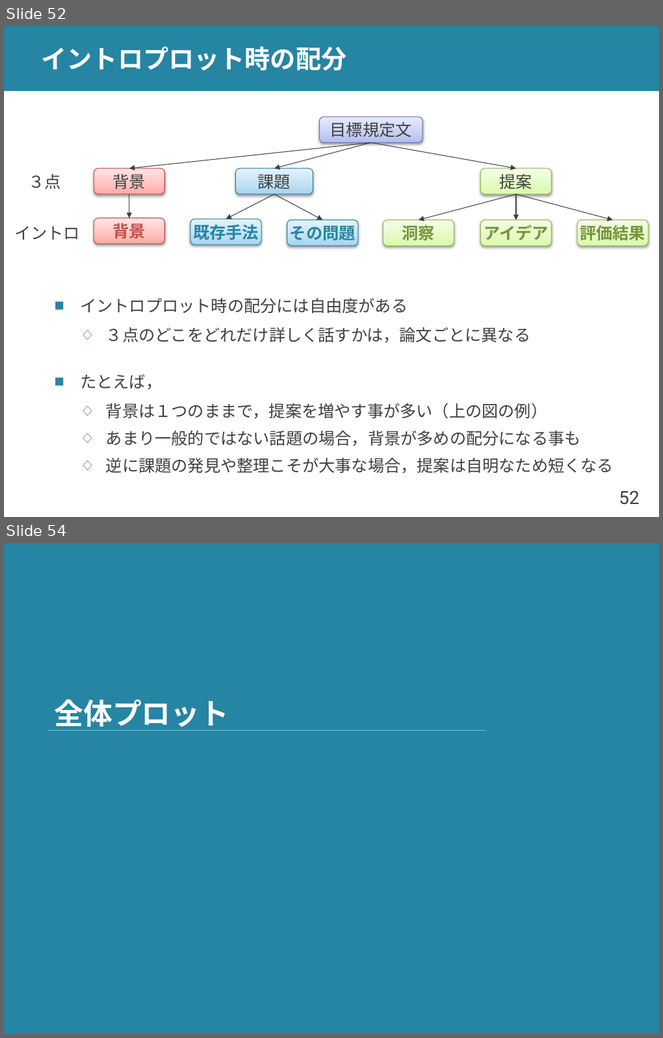
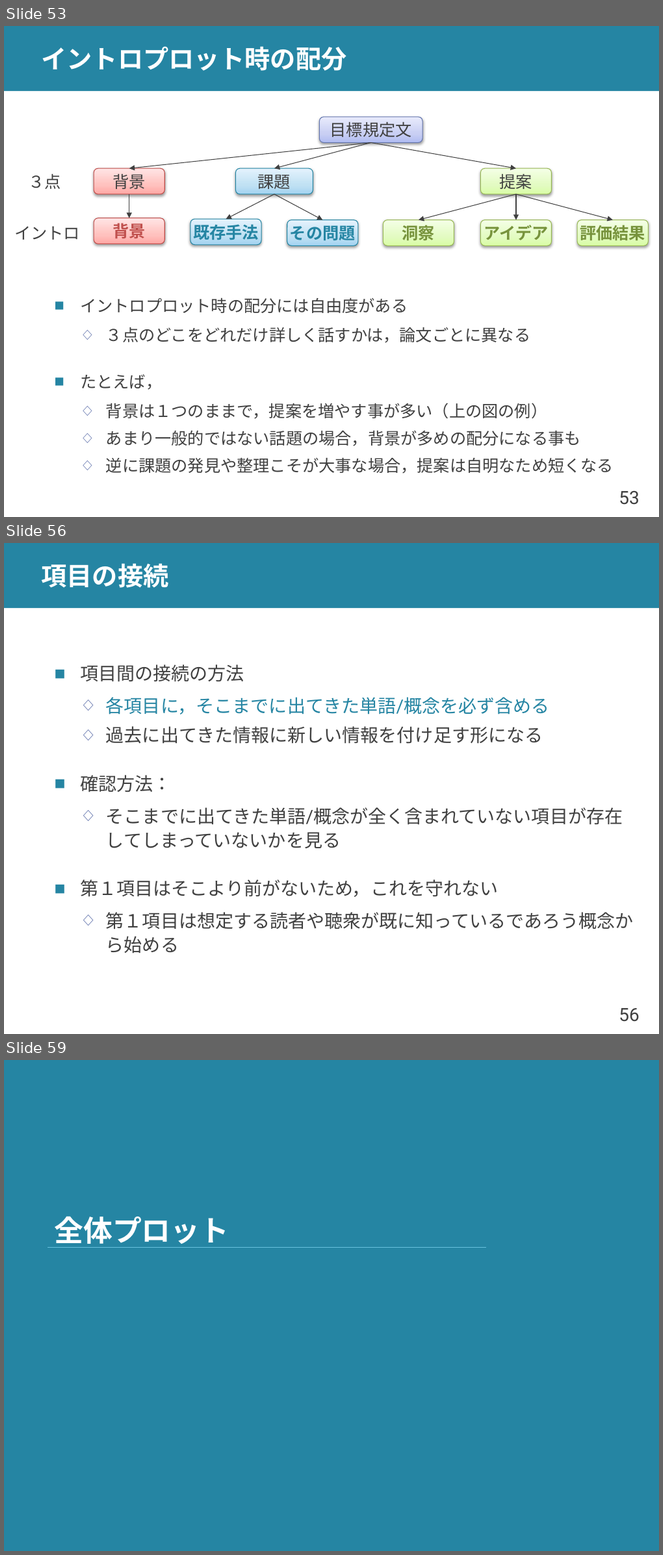
Before and after one commit to shioya-lab/how-to, a slide deck: plot.pptx. Shown one above the other, each under a label of ours: slides 52 and 54 before the commit, slides 53, 56 and 59 after it; the slides between them are not shown. The pictures are 663x1038 and 663x1555 pixels, drawn with LibreOffice and Linux fonts; fonts in the diff are those of the drawing. Boxes give left, top, right and bottom in pixels: in the first picture for what was removed or moved away, otherwise in the second. Text is boxed around its words. In the diff, an @@ line names an element or a change of style, - is before the commit and + after.

```diff
--- a/plot.pptx
+++ b/plot.pptx
@@ slide 56 added at [4,543,659,1034], background #FFFFFF; not listed: 2 template elements that a slide beside it also shows @@
@@ title added at [42,563,169,588], 28 pt, text #FFFFFF, bold @@
+項目の接続
@@ text added at [80,665,634,930], 20 pt, text #404040 @@
+■ 項目間の接続の方法
+  ◇ 各項目に，そこまでに出てきた単語/概念を必ず含める
+  ◇ 過去に出てきた情報に新しい情報を付け足す形になる
+■ 確認方法：
+  ◇ そこまでに出てきた単語/概念が全く含まれていない項目が存在してしまっていないかを見る
+■ 第１項目はそこより前がないため，これを守れない
+  ◇ 第１項目は想定する読者や聴衆が既に知っているであろう概念から始める
@@ what was slide 52 is now slide 53 @@
@@ page number at [619,491,639,505]: text changed @@
-52
+53
@@ what was slide 54 is now slide 59 @@
```
Also in this commit, not shown: 4 slides changed, 4 other slides added, 1 other file.
